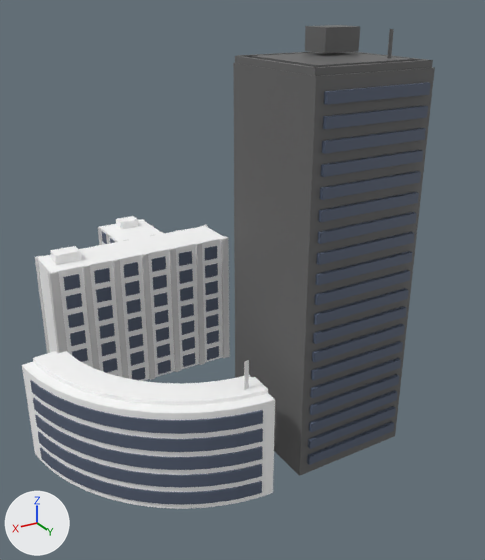
An edit to the glTF model run/textures/build/build3.glb, drawn before and after from the same camera.
One viewpoint serves both versions: a camera (50 mm lens) standing at (7.66, 10.15, 8.3) and looking at (0.87, -1.17, 2.64). Arrows for +X, +Y and +Z are at lower left; the lights stay in place. Where no turn or scale is listed for an object, it has been applied to the vertices.

Names of what the first picture shows: '立方体', '立方体.001', '立方体.003', '立方体.004', '立方体.005', '立方体.006', '立方体.008', '立方体.010', '立方体.011', '立方体.014', '立方体.016', '立方体.021'.
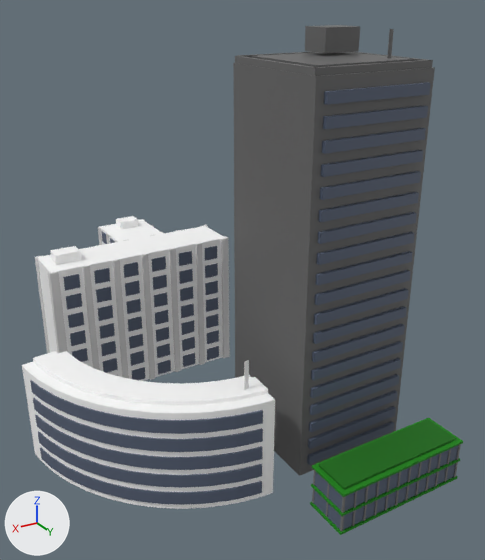
Edits to the scene script, one JSON object a line:
```json
{"op": "add", "block": "mat_マテリアル_032", "code": ["mat_マテリアル_032 = principled_material('マテリアル.032')", "mat_マテリアル_032.base_color = (0.0931, 0.117, 0.175)  # dark blue #566074"]}
{"op": "add", "block": "mat_マテリアル_031", "code": ["mat_マテリアル_031 = principled_material('マテリアル.031')", "mat_マテリアル_031.base_color = (0.0931, 0.117, 0.175)  # dark blue #566074"]}
{"op": "add", "block": "mat_マテリアル_030", "code": ["mat_マテリアル_030 = principled_material('マテリアル.030')", "mat_マテリアル_030.base_color = (0.17, 0.17, 0.17)  # grey #737373"]}
{"op": "add", "block": "mat_マテリアル_029", "code": ["mat_マテリアル_029 = principled_material('マテリアル.029')", "mat_マテリアル_029.base_color = (0.00433, 0.143, 0.00123)  # dark green #0e6a04", "mat_マテリアル_029.roughness = 0.793"]}
{"op": "add", "block": "mat_マテリアル_028", "code": ["mat_マテリアル_028 = principled_material('マテリアル.028')", "mat_マテリアル_028.base_color = (0.00561, 0.223, 0.00152)  # green #118205", "mat_マテリアル_028.roughness = 0.793"]}
{"op": "add", "block": "me_立方体_030", "code": ["me_立方体_030 = bpy.data.meshes.new('立方体.030')", "me_立方体_030.from_pydata(...)  # a box spanning x -0.01..0.01, y -0.39..0.39, z -0.42..0.42; a box spanning x 2.71..2.73, y -0.39..0.39, z -0.42..0.42", "me_立方体_030.materials.append(mat_マテリアル_032)  # dark blue #566074"]}
{"op": "add", "block": "me_立方体_029", "code": ["me_立方体_029 = bpy.data.meshes.new('立方体.029')", "me_立方体_029.from_pydata(...)  # 16 vertices, 24 faces; spans x -1.35..1.35, y -0.01..0.8, z -0.42..0.42", "me_立方体_029.materials.append(mat_マテリアル_031)  # dark blue #566074"]}
{"op": "add", "block": "me_立方体_028", "code": ["me_立方体_028 = bpy.data.meshes.new('立方体.028')", "me_立方体_028.from_pydata(...)  # 288 vertices, 432 faces; spans x -0.02..2.75, y -0.82..0.02, z -0.39..0.39", "me_立方体_028.materials.append(mat_マテリアル_030)  # grey #737373"]}
{"op": "add", "block": "me_立方体_027", "code": ["me_立方体_027 = bpy.data.meshes.new('立方体.027')", "me_立方体_027.from_pydata(...)  # a box spanning x -1.32..1.32, y -0.36..0.36, z -0.02..0.02", "me_立方体_027.materials.append(mat_マテリアル_029)  # dark green #0e6a04"]}
{"op": "add", "block": "me_立方体_026", "code": ["me_立方体_026 = bpy.data.meshes.new('立方体.026')", "me_立方体_026.from_pydata(...)  # a box spanning x -1.42..1.42, y -0.44..0.44, z -0.02..0.02; a box spanning x -1.42..1.42, y -0.44..0.44, z 0.39..0.43; a box spanning x -1.42..1.42, y -0.44..0.44, z 0.8..0.84", "me_立方体_026.materials.append(mat_マテリアル_028)  # green #118205"]}
{"op": "add", "block": "ob_立方体_030", "code": ["ob_立方体_030 = bpy.data.objects.new('立方体.030', me_立方体_030)", "ob_立方体_030.location = (-1.11, 2.96, 0.18)"]}
{"op": "add", "block": "ob_立方体_029", "code": ["ob_立方体_029 = bpy.data.objects.new('立方体.029', me_立方体_029)", "ob_立方体_029.location = (0.23, 2.56, 0.18)"]}
{"op": "add", "block": "ob_立方体_028", "code": ["ob_立方体_028 = bpy.data.objects.new('立方体.028', me_立方体_028)", "ob_立方体_028.location = (-1.12, 3.36, 0.18)"]}
{"op": "add", "block": "ob_立方体_027", "code": ["ob_立方体_027 = bpy.data.objects.new('立方体.027', me_立方体_027)", "ob_立方体_027.location = (0.25, 2.95, 0.63)"]}
{"op": "add", "block": "ob_立方体_026", "code": ["ob_立方体_026 = bpy.data.objects.new('立方体.026', me_立方体_026)", "ob_立方体_026.location = (0.24, 2.96, -0.24)"]}
```

Changed parts and their boxes (x1, y1, x2, y2) in the pictures (485 x 560 px):
```json
{"object": "立方体.027", "change": "added", "after": [319, 419, 456, 490], "on screen": "green"}
{"object": "立方体.026", "change": "added", "after": [310, 418, 463, 535], "on screen": "green"}
{"object": "立方体.029", "change": "added", "after": [343, 446, 458, 530], "on screen": "blue"}
{"object": "立方体.028", "change": "added", "after": [312, 444, 461, 532]}
{"object": "立方体.030", "change": "added", "after": [314, 472, 342, 529], "on screen": "blue"}
```
